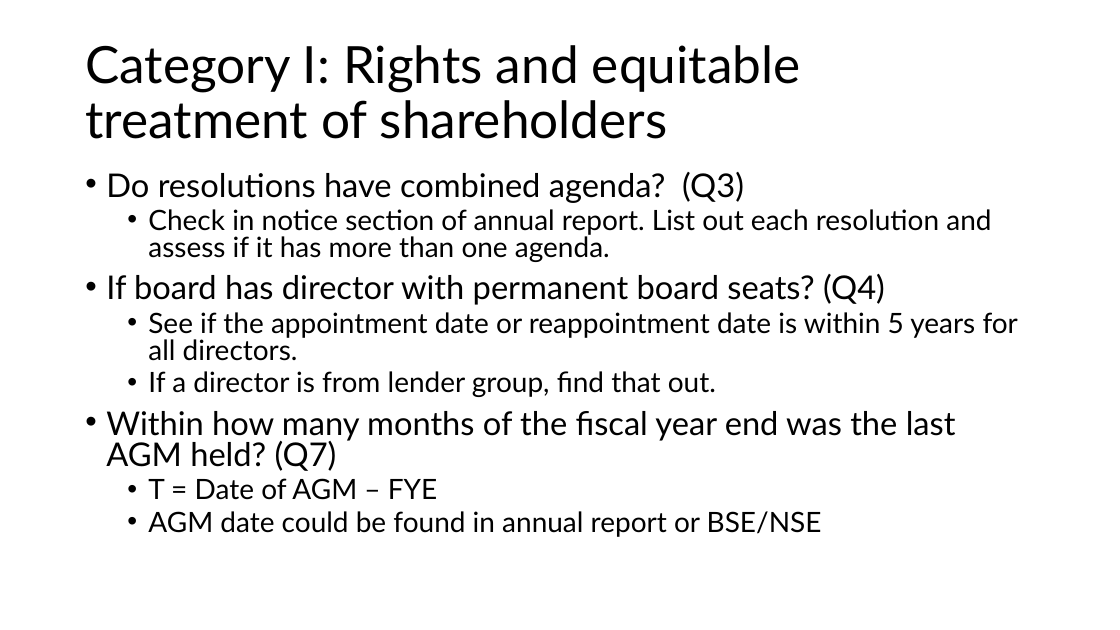
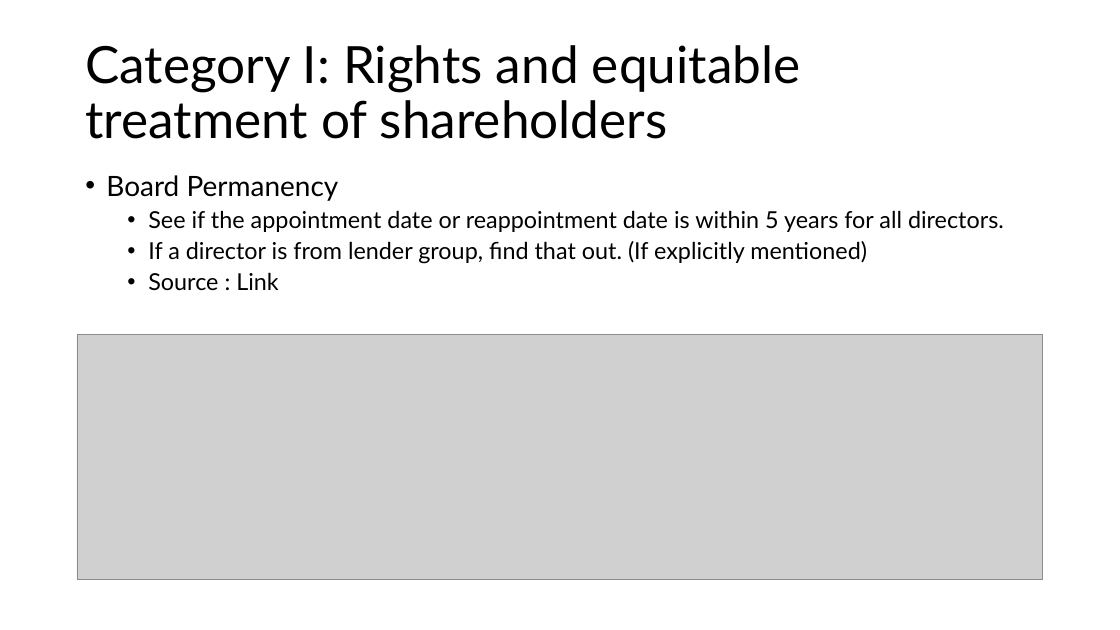
Before and after one commit to Monzero/AgentMADS, a slide deck: slide 3 of Governance risk framework.pptx. Drawn at 1120x630 pixels with LibreOffice and Linux fonts; fonts in the diff are those of the drawing; grey boxes stand for pictures. Boxes give left, top, right and bottom in pixels: in the first picture for what was removed or moved away, otherwise in the second. Text is boxed around its words. In the diff, an @@ line names an element or a change of style, - is before the commit and + after.

```diff
--- a/Governance risk framework.pptx
+++ b/Governance risk framework.pptx
@@ text at <box>106,175,339,201</box>: text changed @@
-• Do resolutions have combined agenda? (Q3)
-  • Check in notice section of annual report. List out each resolution and assess if it has more than one agenda.
-• If board has director with permanent board seats? (Q4)
+• Board Permanency
@@ text at <box>148,210,1004,232</box>: size 24 to 20 pt in "See if the appointment date or reappointment ..."; line spacing 0.8 to 0.9 @@
@@ text at <box>148,241,867,291</box>: text changed; size 24 to 20 pt @@
-  • If a director is from lender group, find that out.
-• Within how many months of the fiscal year end was the last AGM held? (Q7)
-  • T = Date of AGM – FYE
-  • AGM date could be found in annual report or BSE/NSE
+  • If a director is from lender group, find that out. (If explicitly mentioned)
+  • Source : Link
@@ picture added at <box>77,334,1044,580</box> @@
```
Also in this commit, not shown: 8 other slides changed, 15 slides added.
